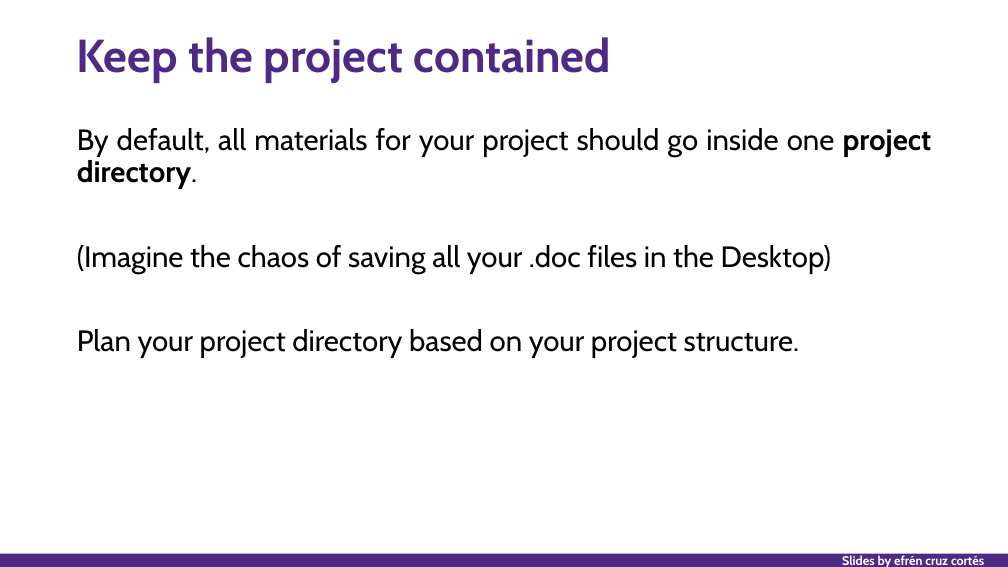
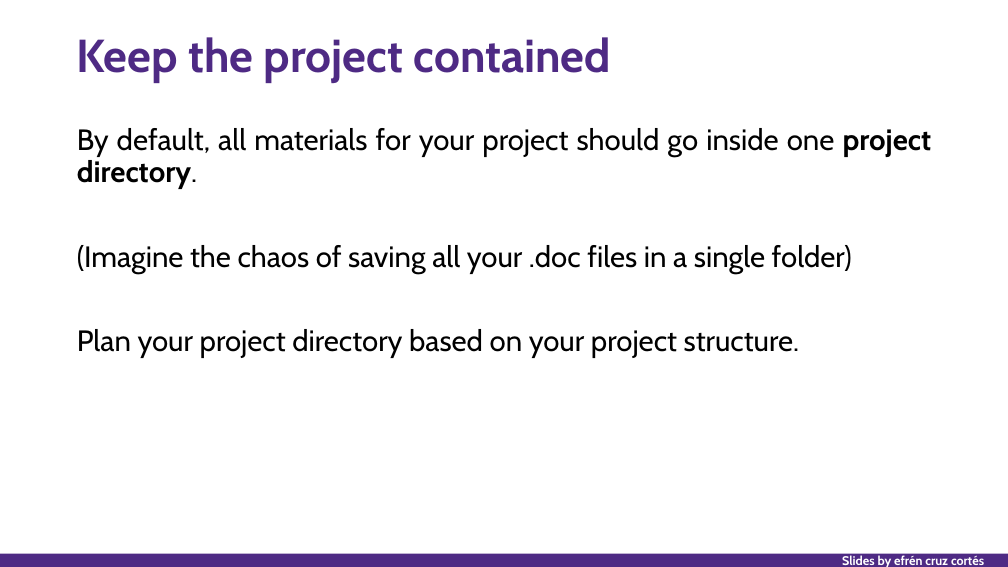
Before and after one commit to nuitrcs/researchers_guide_to_code_organization, a slide deck: slide 21 of researchers_guide_to_code_organization_day_1.pptx (slide 20 before the commit). Drawn at 1008x567 pixels with LibreOffice and Linux fonts; fonts in the diff are those of the drawing. Boxes give left, top, right and bottom in pixels: in the first picture for what was removed or moved away, otherwise in the second. Text is boxed around its words. In the diff, an @@ line names an element or a change of style, - is before the commit and + after.

```diff
--- a/researchers_guide_to_code_organization_day_1.pptx
+++ b/researchers_guide_to_code_organization_day_1.pptx
@@ text at box(77, 245, 852, 274): text changed @@
-(Imagine the chaos of saving all your .doc files in the Desktop)
+(Imagine the chaos of saving all your .doc files in a single folder)
```
Also in this commit, not shown: 5 other slides changed, 2 slides added, 24 other files.
